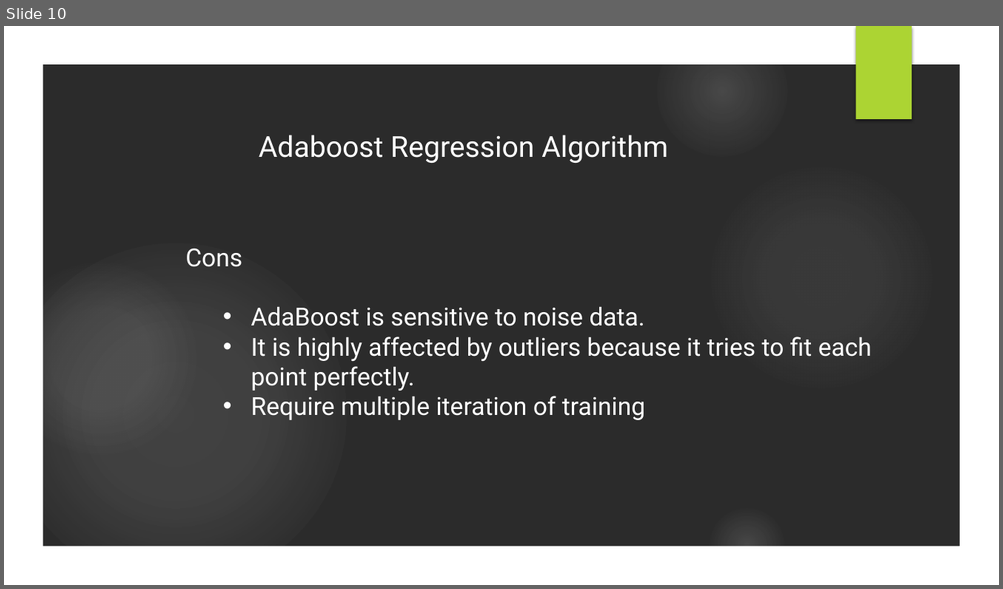
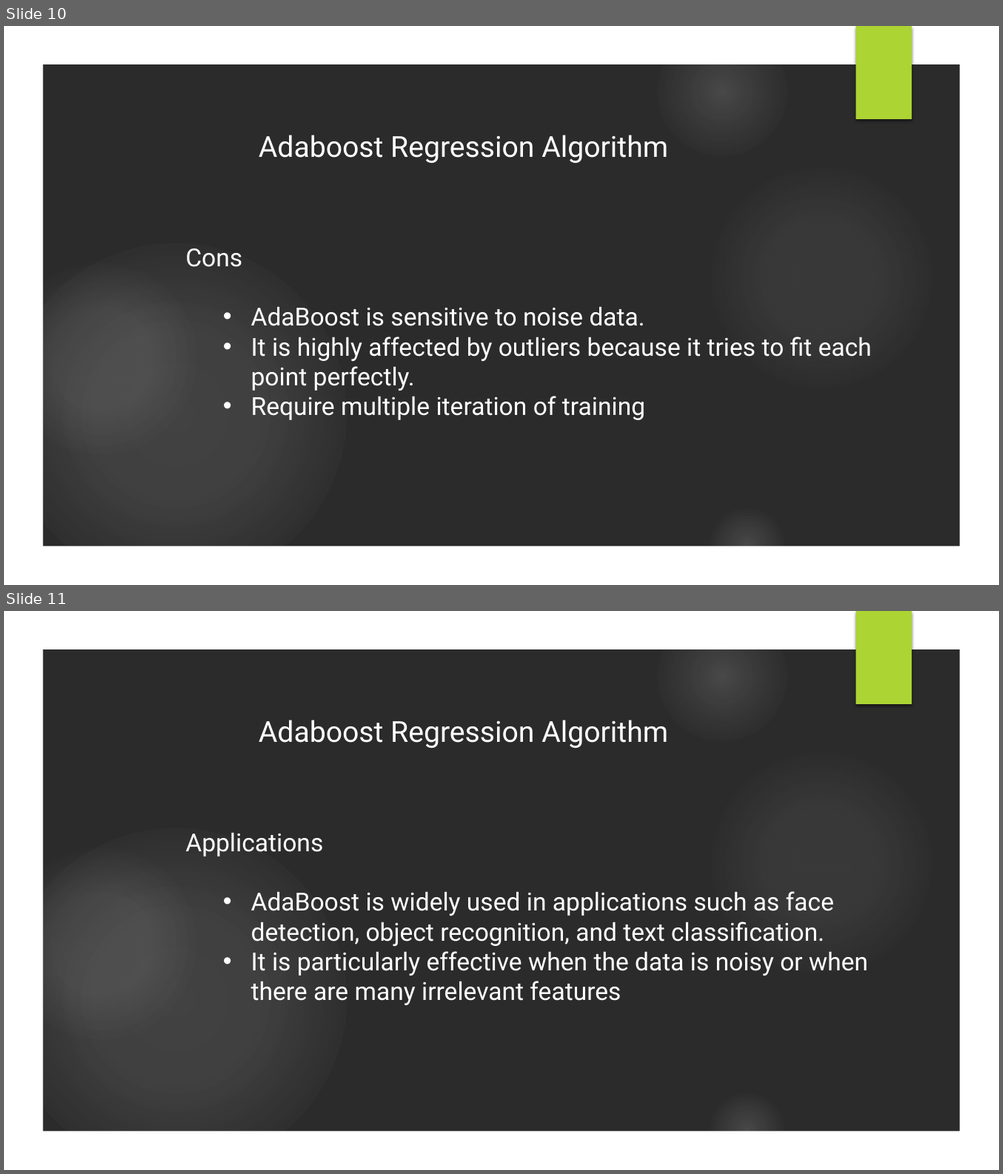
Before and after one commit to iampandiyan/AdaBoostingRegression, a slide deck: AdaBoost.pptx. Shown one above the other, each under a label of ours: slide 10 before the commit, slides 10 and 11 after it. The pictures are 1003x589 and 1003x1174 pixels, drawn with LibreOffice and Linux fonts; fonts in the diff are those of the drawing; background and template pictures are left out; a plain dark background stands for a picture behind light text. Boxes give left, top, right and bottom in pixels: in the first picture for what was removed or moved away, otherwise in the second. Text is boxed around its words. In the diff, an @@ line names an element or a change of style, - is before the commit and + after.

Commit message:
Application

```diff
--- a/AdaBoost.pptx
+++ b/AdaBoost.pptx
@@ slide 11 added at [4, 611, 999, 1170], background picture (left out); not listed: 7 template elements that a slide beside it also shows @@
@@ text added at [259, 720, 668, 748], 28 pt, text #FFFFFF @@
+Adaboost Regression Algorithm
@@ text added at [185, 833, 868, 1005], 24 pt, text #FFFFFF @@
+Applications
+  • AdaBoost is widely used in applications such as face detection, object recognition, and text classification.
+  • It is particularly effective when the data is noisy or when there are many irrelevant features
```
